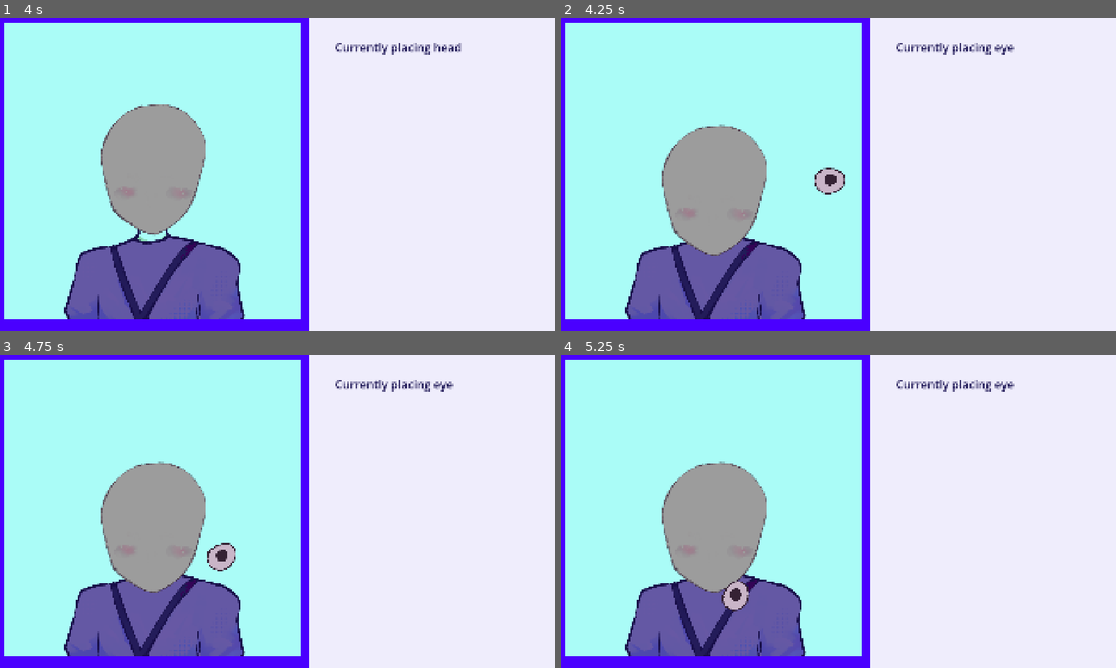
Above: before the commit, frames 1-4 (two rows, left to right).
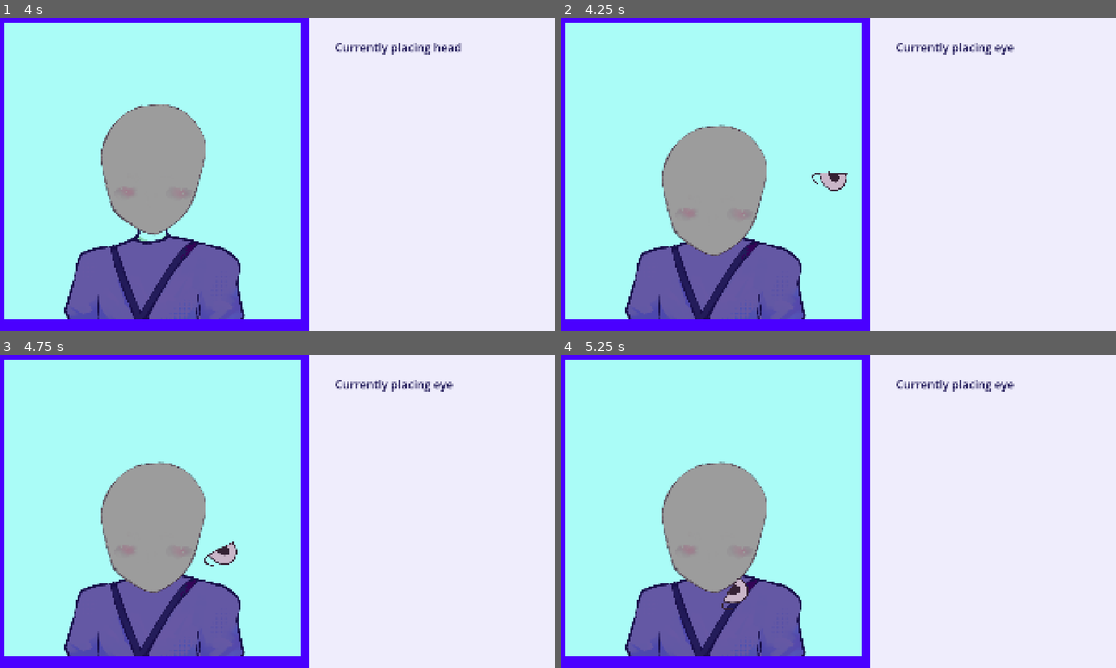
Above: after the commit, the same moments.

Repository: Herbeon/haven-toronto-game
Game: Godot game, scene res://game.tscn
Same seed, same stepped clock (60 frames per second), same inputs: the game is played once before the commit and once after it.
Inputs (mouse positions are in pixels of both pictures, inside the frame that each line leads up to):
- Up to frame 1 (4 s): tap Enter at 0.5 s; move the mouse to (399, 158) at 0.52 s; hold Up 0.53-1.28 s; tap Left (rotate_ccwise) at 0.6, 1.55, 2.1, 3.05 s; click (399, 158) at 0.67 s; tap Right (rotate_clockwise) at 0.8, 1.35, 2.3, 2.85, 3.8 s; move the mouse to (166, 190) at 1.27 s; hold Down 1.28-2.03 s; move the mouse to (333, 105) at 2.02 s; hold Up 2.03-3.53 s; move the mouse to (249, 237) at 2.77 s; click (249, 237) at 2.92 s; move the mouse to (444, 221) at 3.52 s; hold Down from 3.53 s (still down); tap Alt at 3.6 s
- Up to frame 2 (4.25 s): keep holding Down; tap Space (pause) at 4.15 s
- Up to frame 3 (4.75 s): keep holding Down; move the mouse to (111, 464) at 4.27 s; tap Shift at 4.35 s; tap Left (rotate_ccwise) at 4.55 s
- Up to frame 4 (5.25 s): keep holding Down; move the mouse to (866, 511) at 5.02 s; tap Left (rotate_ccwise) at 5.1 s; click (866, 511) at 5.17 s

Frame 1 is identical in both runs. In frame 2, 0.3% of the frame differs, in the area x 45-52%, y 47-57%; in frame 3, 0.3%, in the area x 36-43%, y 59-70%; in frame 4, 0.3%.

Commit message:
this is still fine thanks

Diff:
--- /dev/null
+++ b/havenBounceBack/ear_2.gd
@@ -0,0 +1,76 @@
+extends CharacterBody2D
+
+
+signal done_ear
+
+@export var speed = 420
+@export var visual = ["hungri","human","fox"].pick_random() # list of the different ears
+
+var placing_ear = false
+var can_be_paused_now = false
+
+
+func start():
+	get_node("CollisionShape2D").disabled = true
+	get_node("CollisionShape2Dbig").disabled = true
+	get_node("CollisionShape2Dsmol").disabled = true
+
+	if(visual == "hungri"):
+		get_node("CollisionShape2Dbig").disabled = false
+	if(visual == "human"):
+		#print("human")
+		get_node("CollisionShape2Dsmol").disabled = false
+	if(visual == "fox"):
+		#print("fox")
+		get_node("CollisionShape2D").disabled = false
+
+
+
+	placing_ear = true
+	position = get_viewport_rect().size / 2
+
+	var direction_x = randf_range(-1,1)
+	# yay gambling
+
+	var direction_y = randf_range(-0.5,0.5)
+	# yay more gambling
+
+	velocity = Vector2(direction_x,direction_y).normalized() * speed
+	# normalized makes the vector an integer (pythagorean theorem it)
+
+func _ready():
+	velocity = Vector2.ZERO
+	$AnimatedSprite2D.play(visual)
+	# potential for blinking later
+	#$EyeDemo2.material.set_shader_parameter("hihi",0.0)
+#
+	#start()
+
+func _physics_process(delta):
+	if(placing_ear):
+		if(Input.is_action_just_pressed("pause") && can_be_paused_now):
+			velocity = Vector2.ZERO
+			done_ear.emit()
+			can_be_paused_now = false
+			placing_ear = false
+		if(Input.is_action_just_pressed("rotate_clockwise")&& placing_ear):
+			$AnimatedSprite2D.rotate(PI/6)
+		if(Input.is_action_just_pressed("rotate_ccwise")&& placing_ear):
+			$AnimatedSprite2D.rotate(-PI/6)
+
+		var collision = move_and_collide(velocity * delta)
+		# move and collide returns a boolean if it hits something
+		if collision:
+			var tween = create_tween()
+			tween.tween_property($AnimatedSprite2D,"scale", Vector2(1.1,1.1), 0.1)
+			tween.tween_property($AnimatedSprite2D,"scale", Vector2(1,1), 0.1)
+			if(visual != "hungri"):
+				$AnimatedSprite2D.rotate(PI/2)
+
+				#$CollisionShape2Dbig.rotate(PI/2)
+			velocity = velocity.bounce(collision.get_normal())
+
+			#print(velocity)
+			if(abs(velocity.x) < 2000 && abs(velocity.y) < 2000):
+				velocity *= 1.1
+		can_be_paused_now = true
--- /dev/null
+++ b/havenBounceBack/ear_2.tscn
@@ -0,0 +1,61 @@
+[gd_scene format=3 uid="uid://ccu8645egrb3x"]
+
+[ext_resource type="Script" uid="uid://bt80pnhwdrgup" path="res://ear_2.gd" id="1_h07vf"]
+[ext_resource type="Texture2D" uid="uid://bxqrakitudu3g" path="res://images and character assets/Ear 2R.PNG" id="2_cosox"]
+[ext_resource type="Texture2D" uid="uid://dqvf3xyprifuv" path="res://images and character assets/Ear 1R.PNG" id="3_wouo6"]
+[ext_resource type="Texture2D" uid="uid://b3qs1fo25utut" path="res://images and character assets/Ear 3R.PNG" id="4_ba6vg"]
+
+[sub_resource type="SpriteFrames" id="SpriteFrames_j5wjh"]
+animations = [{
+"frames": [{
+"duration": 1.0,
+"texture": ExtResource("2_cosox")
+}],
+"loop": 1,
+"name": &"fox",
+"speed": 5.0
+}, {
+"frames": [{
+"duration": 1.0,
+"texture": ExtResource("3_wouo6")
+}],
+"loop": 1,
+"name": &"human",
+"speed": 5.0
+}, {
+"frames": [{
+"duration": 1.0,
+"texture": ExtResource("4_ba6vg")
+}],
+"loop": 1,
+"name": &"hungri",
+"speed": 5.0
+}]
+
+[sub_resource type="CircleShape2D" id="CircleShape2D_mkt57"]
+radius = 81.0
+
+[sub_resource type="CapsuleShape2D" id="CapsuleShape2D_gjn2m"]
+radius = 83.2396
+height = 441.93683
+
+[sub_resource type="CircleShape2D" id="CircleShape2D_cy5tt"]
+radius = 24.020824
+
+[node name="ear_2" type="CharacterBody2D" unique_id=1415512742]
+script = ExtResource("1_h07vf")
+
+[node name="AnimatedSprite2D" type="AnimatedSprite2D" parent="." unique_id=1101466303]
+sprite_frames = SubResource("SpriteFrames_j5wjh")
+animation = &"hungri"
+
+[node name="CollisionShape2D" type="CollisionShape2D" parent="." unique_id=1479243569]
+shape = SubResource("CircleShape2D_mkt57")
+
+[node name="CollisionShape2Dbig" type="CollisionShape2D" parent="." unique_id=1127976003]
+position = Vector2(-2, -3)
+rotation = 2.7576203
+shape = SubResource("CapsuleShape2D_gjn2m")
+
+[node name="CollisionShape2Dsmol" type="CollisionShape2D" parent="." unique_id=129175253]
+shape = SubResource("CircleShape2D_cy5tt")
--- a/havenBounceBack/game.gd
+++ b/havenBounceBack/game.gd
@@ -16,6 +16,7 @@
 @onready var head = $head
 @onready var eye1 = $eye1
 @onready var ear1 = $ear1
+@onready var ear2 = $ear2
 
 @onready var label = $Control/Label
 
@@ -24,6 +25,7 @@
 	eye1.done_eye.connect(eye_is_done)
 	head.done_head.connect(head_is_done)
 	ear1.done_ear.connect(ear_is_done)
+	ear2.done_ear.connect(ear_2_is_done)
 	new_game()
 
 
@@ -45,5 +47,8 @@
 
 
 func ear_is_done():
-	#print("helo ear done")
-	pass
+	print("helo ear done")
+	ear2.start()
+
+func ear_2_is_done():
+	print("hello ear 2 done")
--- a/havenBounceBack/game.tscn
+++ b/havenBounceBack/game.tscn
@@ -7,6 +7,7 @@
 [ext_resource type="PackedScene" uid="uid://dpfcb61p4xb8e" path="res://torso.tscn" id="4_ryrav"]
 [ext_resource type="PackedScene" uid="uid://crvkgv3gvwurq" path="res://ear_1.tscn" id="7_eow3j"]
 [ext_resource type="PackedScene" uid="uid://ccxtt8gld1bal" path="res://eye_1.tscn" id="7_j5wjh"]
+[ext_resource type="PackedScene" uid="uid://ccu8645egrb3x" path="res://ear_2.tscn" id="7_vef74"]
 
 [sub_resource type="LabelSettings" id="LabelSettings_m6jhr"]
 font_size = 40
@@ -72,6 +73,9 @@
 z_index = 4
 position = Vector2(-530, 815)
 
+[node name="ear2" parent="." unique_id=1415512742 instance=ExtResource("7_vef74")]
+position = Vector2(-604, 295)
+
 [node name="eye1" parent="." unique_id=244120957 instance=ExtResource("7_j5wjh")]
 z_index = 10
 position = Vector2(-236, 692)
Not shown, added: havenBounceBack/ear_2.gd.uid
Binary file changed: havenBounceBack/images and character assets/Ear 1R.PNG
Binary file changed: havenBounceBack/images and character assets/Ear 2R.PNG
Binary file changed: havenBounceBack/images and character assets/Ear 3R.PNG
Not shown, added: havenBounceBack/images and character assets/Ear 1R.PNG~
Not shown, added: havenBounceBack/images and character assets/Ear 2R.PNG~
Not shown, added: havenBounceBack/images and character assets/Ear 3R.PNG~
